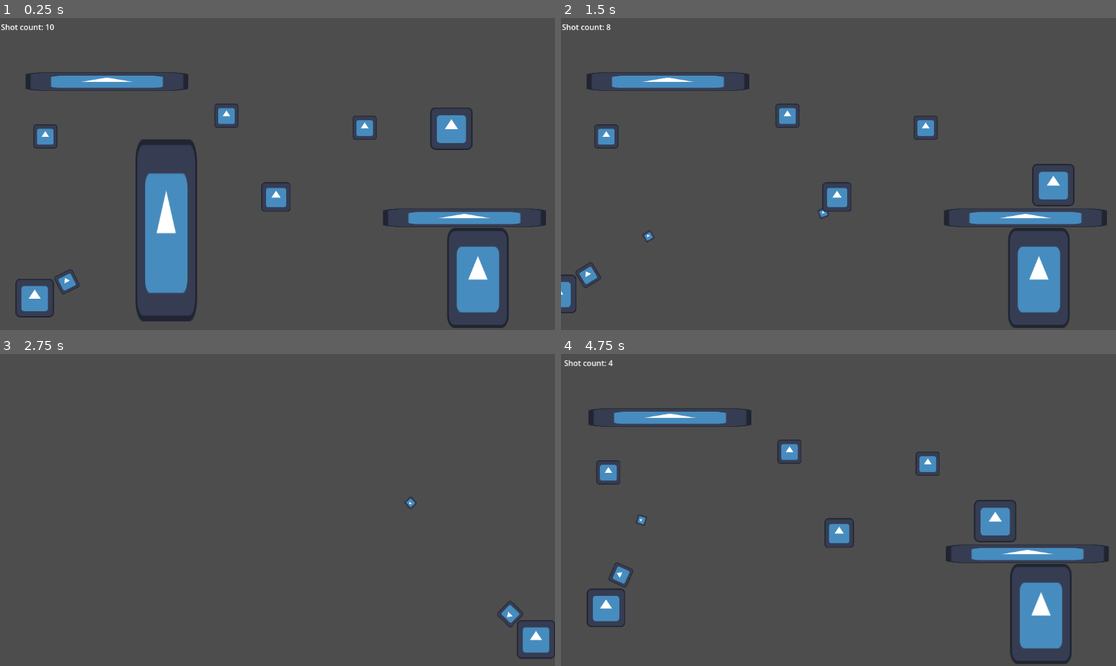
Above: before the commit, frames 1-4 (two rows, left to right).
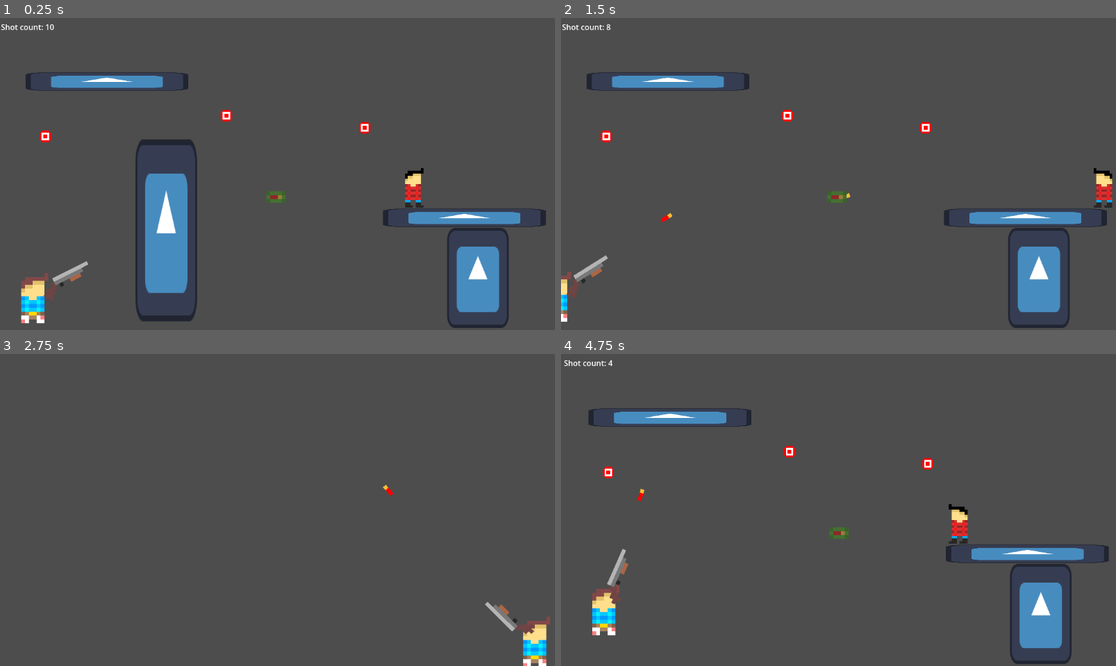
Above: after the commit, the same moments.

Repository: SpicyTime/ShotgunSam
Game: Godot game, scene res://scenes/game.tscn
Two runs of this game, one before a commit and one after it. Both use one fixed random seed, a clock stepped at 60 frames per second and the inputs below. The engine's default icon, where the game draws it, is replaced by a stand-in: a white triangle on a blue panel in a dark square.
Inputs (mouse positions are in pixels of both pictures, inside the frame that each line leads up to):
- Up to frame 1 (0.25 s): no input
- Up to frame 2 (1.5 s): move the mouse to (960, 158) at 0.52 s; click (960, 158) at 0.6 s; tap Space (jump) at 0.77 s; move the mouse to (727, 189) at 1.27 s; click (727, 189) at 1.35 s
- Up to frame 3 (2.75 s): tap Space (jump) at 1.52 s; move the mouse to (333, 441) at 2.02 s; click (333, 441) at 2.1 s
- Up to frame 4 (4.75 s): move the mouse to (810, 572) at 2.77 s; click (810, 572) at 2.85 s; tap Space (jump) at 3.02, 3.77, 4.52 s; move the mouse to (1005, 556) at 3.52 s; click (1005, 556) at 3.6 s; move the mouse to (672, 463) at 4.27 s; click (672, 463) at 4.35 s

The runs differ from the first frame. In frame 1, 3.0% of the frame differs, in the area x 2-94%, y 19-98%; in frame 2, 2.6%; in frame 3, 1.1%; in frame 4, 3.1%, in the area x 0-93%, y 2-95%.

Commit message:
Added Some Placeholder Art

Diff:
--- a/project.godot
+++ b/project.godot
@@ -40,3 +40,7 @@
 "events": [Object(InputEventMouseButton,"resource_local_to_scene":false,"resource_name":"","device":-1,"window_id":0,"a …(253 unchanged characters)…
 ]
 }
+
+[rendering]
+
+textures/canvas_textures/default_texture_filter=0
--- a/scenes/bullet.tscn
+++ b/scenes/bullet.tscn
@@ -1,7 +1,7 @@
 [gd_scene load_steps=6 format=3 uid="uid://wescey8lwnks"]
 
-[ext_resource type="Texture2D" uid="uid://ckbjf8hvxphwk" path="res://icon.svg" id="1_gti0a"]
 [ext_resource type="Script" path="res://scripts/bullet.gd" id="1_uimkk"]
+[ext_resource type="Texture2D" uid="uid://bigv4b3q4qkfm" path="res://assets/Bullet.png" id="2_6oo67"]
 [ext_resource type="PackedScene" uid="uid://n5n5bff0e5y8" path="res://scenes/kill_zone.tscn" id="3_xa3a2"]
 
 [sub_resource type="CircleShape2D" id="CircleShape2D_s8yy4"]
@@ -18,9 +18,7 @@
 disabled = true
 
 [node name="Sprite2D" type="Sprite2D" parent="."]
-position = Vector2(2.38419e-07, 5.96046e-08)
-scale = Vector2(0.15625, 0.15625)
-texture = ExtResource("1_gti0a")
+texture = ExtResource("2_6oo67")
 
 [node name="kill_zone" parent="." instance=ExtResource("3_xa3a2")]
 
--- a/scenes/enemy.tscn
+++ b/scenes/enemy.tscn
@@ -1,10 +1,15 @@
-[gd_scene load_steps=4 format=3 uid="uid://c4ps67fhoww3f"]
+[gd_scene load_steps=6 format=3 uid="uid://c4ps67fhoww3f"]
 
 [ext_resource type="Script" path="res://scripts/enemy.gd" id="1_1al7b"]
-[ext_resource type="Texture2D" uid="uid://ckbjf8hvxphwk" path="res://icon.svg" id="2_7rp46"]
+[ext_resource type="Texture2D" uid="uid://cqf6wxphynndx" path="res://assets/Enemy.png" id="2_jb76s"]
+[ext_resource type="PackedScene" uid="uid://n5n5bff0e5y8" path="res://scenes/kill_zone.tscn" id="3_tsy2c"]
 
-[sub_resource type="CircleShape2D" id="CircleShape2D_l6hfl"]
-radius = 48.0104
+[sub_resource type="CapsuleShape2D" id="CapsuleShape2D_4an86"]
+radius = 17.0
+height = 80.0
+
+[sub_resource type="RectangleShape2D" id="RectangleShape2D_44ore"]
+size = Vector2(39, 81)
 
 [node name="Enemy" type="CharacterBody2D"]
 script = ExtResource("1_1al7b")
@@ -12,15 +17,24 @@
 [node name="Sprite2D" type="Sprite2D" parent="."]
 position = Vector2(5.96046e-08, 1.35525e-20)
 scale = Vector2(0.6875, 0.6875)
-texture = ExtResource("2_7rp46")
+texture = ExtResource("2_jb76s")
 
 [node name="CollisionShape2D" type="CollisionShape2D" parent="."]
-shape = SubResource("CircleShape2D_l6hfl")
+position = Vector2(-2, 2)
+shape = SubResource("CapsuleShape2D_4an86")
 
 [node name="Left" type="RayCast2D" parent="."]
-position = Vector2(-40, 40)
+position = Vector2(-19, 41)
+target_position = Vector2(0, 22)
 
 [node name="Right" type="RayCast2D" parent="."]
-position = Vector2(40, 40)
+position = Vector2(18, 41)
+target_position = Vector2(0, 21)
+
+[node name="kill_zone" parent="." instance=ExtResource("3_tsy2c")]
+
+[node name="CollisionShape2D" type="CollisionShape2D" parent="kill_zone"]
+position = Vector2(-1.5, 1.5)
+shape = SubResource("RectangleShape2D_44ore")
 
 [connection signal="child_exiting_tree" from="." to="." method="_on_child_exiting_tree"]
--- a/scenes/game.tscn
+++ b/scenes/game.tscn
@@ -83,9 +83,6 @@
 position = Vector2(-10, 17)
 shape = SubResource("WorldBoundaryShape2D_g37if")
 
-[node name="Enemy" parent="." instance=ExtResource("5_n6iij")]
-position = Vector2(366, -123)
-
 [node name="Obstacle" parent="." instance=ExtResource("6_ivjpc")]
 position = Vector2(-231, 242)
 
@@ -97,3 +94,6 @@
 [node name="CollisionShape2D" type="CollisionShape2D" parent="Obstacle"]
 position = Vector2(0, -127)
 shape = SubResource("RectangleShape2D_vhf80")
+
+[node name="Enemy" parent="." instance=ExtResource("5_n6iij")]
+position = Vector2(359, 29)
--- a/scenes/gun.tscn
+++ b/scenes/gun.tscn
@@ -1,11 +1,13 @@
 [gd_scene load_steps=3 format=3 uid="uid://b1ng7jf4jymll"]
 
-[ext_resource type="Texture2D" uid="uid://ckbjf8hvxphwk" path="res://icon.svg" id="1_4tdm6"]
+[ext_resource type="Texture2D" uid="uid://da5bobvjhs774" path="res://assets/ShotGun.png" id="1_6yswn"]
 [ext_resource type="Script" path="res://scripts/gun.gd" id="2_ocxjr"]
 
 [node name="Gun" type="Sprite2D"]
 position = Vector2(-4.76837e-07, -4.76837e-07)
-scale = Vector2(0.326172, 0.326172)
-texture = ExtResource("1_4tdm6")
+texture = ExtResource("1_6yswn")
 script = ExtResource("2_ocxjr")
 gun_power = 650
+
+[node name="Marker2D" type="Marker2D" parent="."]
+position = Vector2(55, -16)
--- a/scenes/pickups.tscn
+++ b/scenes/pickups.tscn
@@ -1,19 +1,19 @@
 [gd_scene load_steps=4 format=3 uid="uid://cfc30wcm4wluh"]
 
 [ext_resource type="Script" path="res://scripts/pickups.gd" id="1_o2gub"]
-[ext_resource type="Texture2D" uid="uid://ckbjf8hvxphwk" path="res://icon.svg" id="2_7dfvh"]
+[ext_resource type="Texture2D" uid="uid://bd3e5q11l88bc" path="res://assets/AmmoBox.png" id="2_g52v5"]
 
-[sub_resource type="CircleShape2D" id="CircleShape2D_vr60y"]
-radius = 42.0119
+[sub_resource type="RectangleShape2D" id="RectangleShape2D_7xpbi"]
+size = Vector2(43, 28)
 
 [node name="Pickups" type="Area2D"]
 script = ExtResource("1_o2gub")
 
 [node name="CollisionShape2D" type="CollisionShape2D" parent="."]
-shape = SubResource("CircleShape2D_vr60y")
+position = Vector2(0.5, 0)
+shape = SubResource("RectangleShape2D_7xpbi")
 
 [node name="Sprite2D" type="Sprite2D" parent="."]
-scale = Vector2(0.476562, 0.476562)
-texture = ExtResource("2_7dfvh")
+texture = ExtResource("2_g52v5")
 
 [connection signal="body_entered" from="." to="." method="_on_body_entered"]
--- a/scenes/player.tscn
+++ b/scenes/player.tscn
@@ -1,11 +1,12 @@
 [gd_scene load_steps=5 format=3 uid="uid://c2wa1ek2hr3xe"]
 
-[ext_resource type="Texture2D" uid="uid://ckbjf8hvxphwk" path="res://icon.svg" id="1_836o6"]
 [ext_resource type="Script" path="res://scripts/player.gd" id="1_tcq6q"]
+[ext_resource type="Texture2D" uid="uid://bmh0u0a68n4ec" path="res://assets/Player.png" id="2_cn3vu"]
 [ext_resource type="PackedScene" uid="uid://b1ng7jf4jymll" path="res://scenes/gun.tscn" id="3_tsfjt"]
 
-[sub_resource type="CircleShape2D" id="CircleShape2D_6vx5y"]
-radius = 56.2228
+[sub_resource type="CapsuleShape2D" id="CapsuleShape2D_hatjo"]
+radius = 17.0
+height = 102.0
 
 [node name="Player" type="CharacterBody2D"]
 z_index = 10
@@ -13,11 +14,10 @@
 gun_radius = 75
 
 [node name="PlayerCollider" type="CollisionShape2D" parent="."]
-shape = SubResource("CircleShape2D_6vx5y")
+shape = SubResource("CapsuleShape2D_hatjo")
 
 [node name="PlayerSprite" type="Sprite2D" parent="."]
 position = Vector2(-1.90735e-06, -1.90735e-06)
-scale = Vector2(0.625, 0.625)
-texture = ExtResource("1_836o6")
+texture = ExtResource("2_cn3vu")
 
 [node name="Gun" parent="." instance=ExtResource("3_tsfjt")]
--- a/scenes/target.tscn
+++ b/scenes/target.tscn
@@ -1,17 +1,17 @@
 [gd_scene load_steps=4 format=3 uid="uid://cl0afurrjxhaj"]
 
 [ext_resource type="Script" path="res://scripts/target.gd" id="1_bn3nj"]
-[ext_resource type="Texture2D" uid="uid://ckbjf8hvxphwk" path="res://icon.svg" id="2_1be51"]
+[ext_resource type="Texture2D" uid="uid://pjsbr1xfq4gp" path="res://assets/Target.png" id="2_6qnm5"]
 
 [sub_resource type="CircleShape2D" id="CircleShape2D_5p7xu"]
-radius = 30.0
+radius = 16.0
 
 [node name="Target" type="Area2D"]
 script = ExtResource("1_bn3nj")
 
 [node name="Sprite2D" type="Sprite2D" parent="."]
 scale = Vector2(0.390625, 0.390625)
-texture = ExtResource("2_1be51")
+texture = ExtResource("2_6qnm5")
 
 [node name="CollisionShape2D" type="CollisionShape2D" parent="."]
 shape = SubResource("CircleShape2D_5p7xu")
--- a/scripts/enemy.gd
+++ b/scripts/enemy.gd
@@ -1,6 +1,8 @@
 extends CharacterBody2D
 @onready var left: RayCast2D = $Left
 @onready var right: RayCast2D = $Right
+@onready var sprite: Sprite2D = $Sprite2D
+
 @onready var pickup = load("res://scenes/pickups.tscn")
 @onready var game = get_tree().get_root().get_node("Game")
 const SPEED = 300.0
@@ -8,6 +10,7 @@
 
 var direction = 1
 func is_edge()->bool:
+
 	if not right.is_colliding() or not left.is_colliding():
 		return true
 	return false
@@ -22,7 +25,10 @@
 		velocity.x = direction * SPEED
 	else:
 		velocity.x = move_toward(velocity.x, 0, SPEED)
-
+	if direction == 1:
+		sprite.flip_h = true
+	elif direction == -1:
+		sprite.flip_h = false
 	move_and_slide()
 
 
--- a/scripts/gun.gd
+++ b/scripts/gun.gd
@@ -26,6 +26,6 @@
 func shoot():
 	var instance = bullet.instantiate()
 	instance.dir = direction.normalized()
-	instance.spawn_pos = global_position
+	instance.spawn_pos = $Marker2D.global_position
 	instance.spawn_rot = rotation
 	game.add_child.call_deferred(instance)
--- a/scripts/kill_zone.gd
+++ b/scripts/kill_zone.gd
@@ -3,11 +3,13 @@
 @onready var kill_zone: Area2D = $"."
 
 
-
+func reset():
+	get_tree().reload_current_scene()
 func _on_body_entered(body: Node2D) -> void:
-	print(body)
+	if body == get_parent():
+		return
 	if body == player:
-		get_tree().reload_current_scene()
+		call_deferred("reset")
 	elif body is CharacterBody2D and body != kill_zone:
 		body.queue_free()
 	elif body.has_method("is_obstacle"):
Binary file added: assets/AmmoBox.png
Binary file added: assets/Bullet.png
Binary file added: assets/Enemy.png
Binary file added: assets/Player.png
Binary file added: assets/ShotGun.png
Binary file added: assets/Target.png
Not shown, changed: .gitignore
Not shown, removed: s
